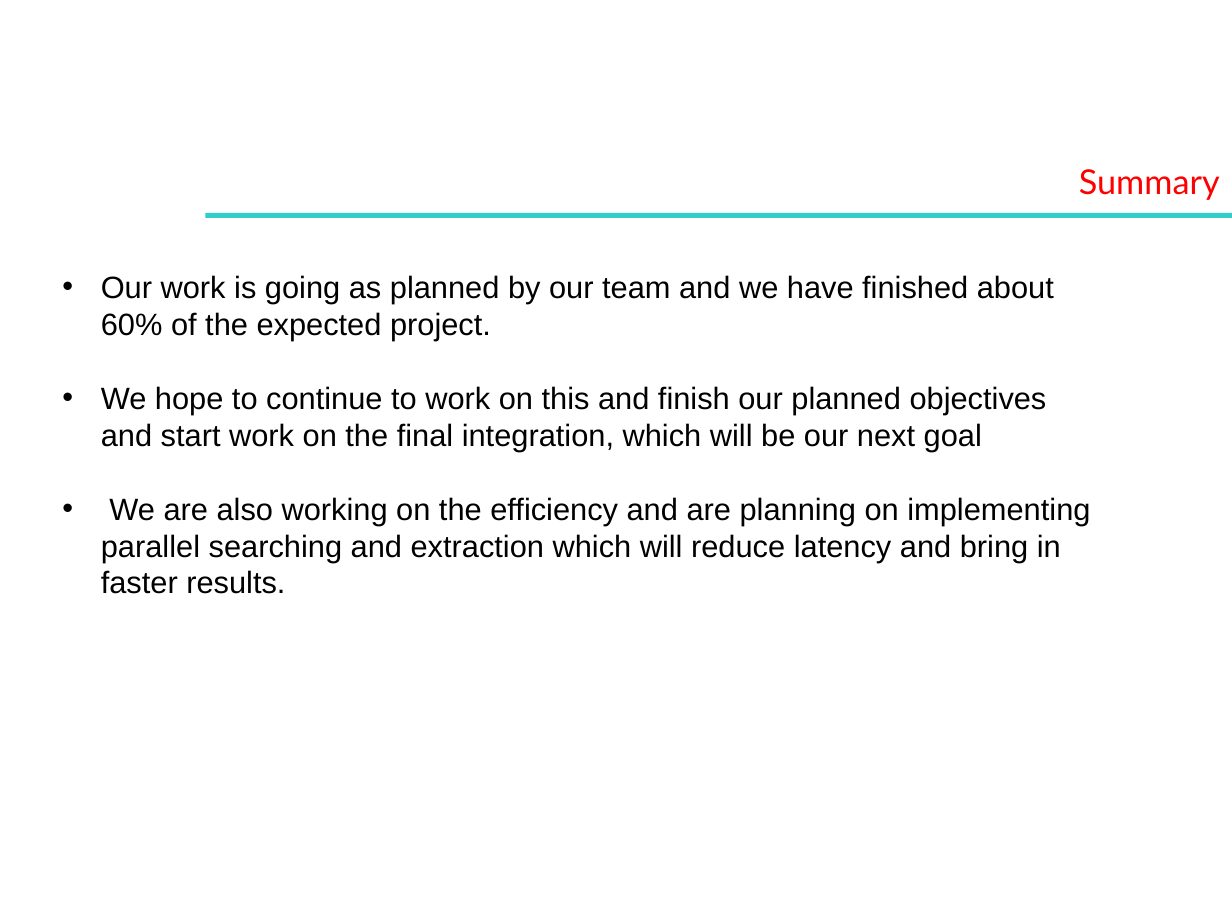
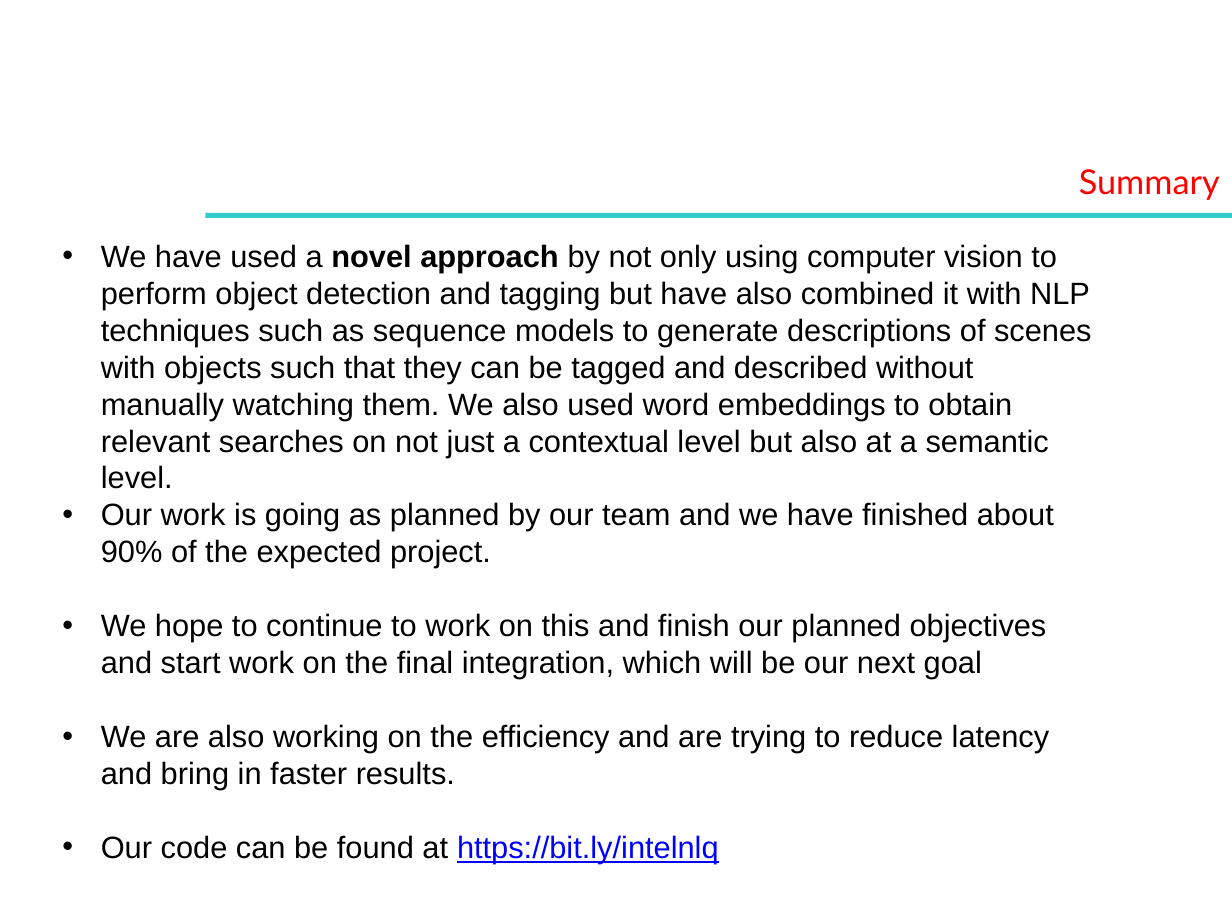
Before and after one commit to aditeyabaral/natural-language-database-querying, a slide deck: slide 7 of Presentation/Intel Contest_template.pptx. Drawn at 1232x924 pixels with LibreOffice and Linux fonts; fonts in the diff are those of the drawing; background and template pictures are left out. Boxes give left, top, right and bottom in pixels: in the first picture for what was removed or moved away, otherwise in the second. Text is boxed around its words. In the diff, an @@ line names an element or a change of style, - is before the commit and + after.

```diff
--- a/Presentation/Intel Contest_template.pptx
+++ b/Presentation/Intel Contest_template.pptx
@@ text "We have used a novel ...": place and size @@
-text "We have used a novel ..." at [101,275,1090,594]
+text "We have used a novel ..." at [101,244,1092,864]
@@ text at [101,244,1092,568]: text changed @@
-• Our work is going as planned by our team and we have finished about 60% of the expected project.
+• We have used a novel approach by not only using computer vision to perform object detection and tagging but have also combined it with NLP techniques such as sequence models to generate descriptions of scenes with objects such that they can be tagged and described without manually watching them. We also used word embeddings to obtain relevant searches on not just a contextual level but also at a semantic level.
+• Our work is going as planned by our team and we have finished about 90% of the expected project.
@@ text at [101,724,1050,864]: text changed @@
-• We are also working on the efficiency and are planning on implementing parallel searching and extraction which will reduce latency and bring in faster results.
+• We are also working on the efficiency and are trying to reduce latency and bring in faster results.
+• Our code can be found at https://bit.ly/intelnlq
```
Also in this commit, not shown: 6 other slides changed, 1 other file.
